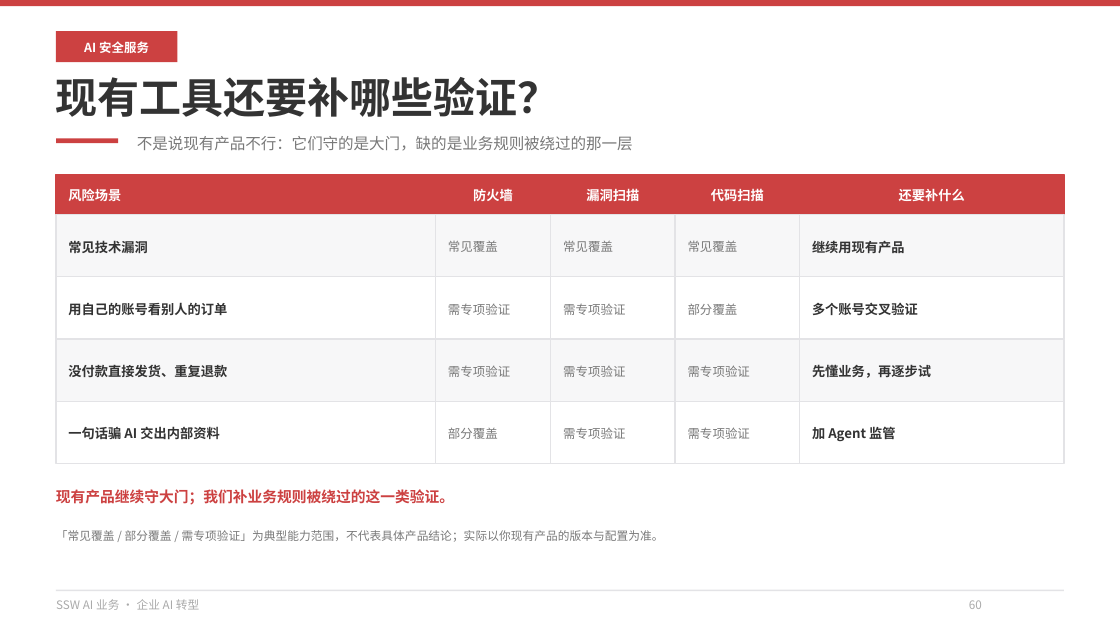
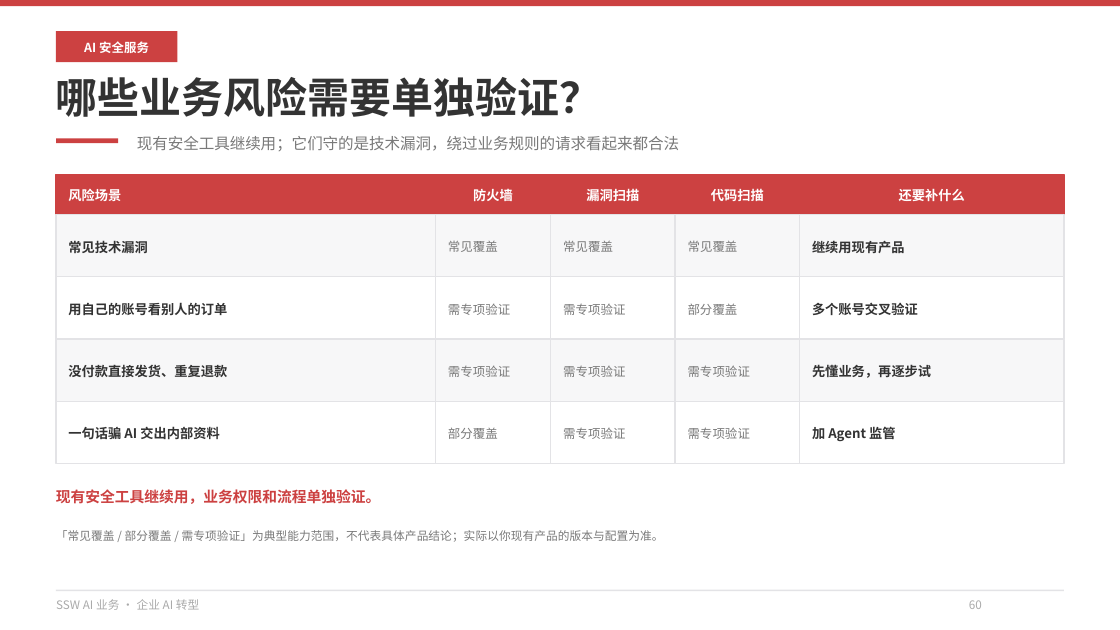
Before and after one commit to hveraus/ssw-business, a slide deck: slide 60 of SSW AI 业务_v2/SSW AI 业务_v3.pptx. Drawn at 1120x630 pixels with LibreOffice and Linux fonts; fonts in the diff are those of the drawing. Boxes give left, top, right and bottom in pixels: in the first picture for what was removed or moved away, otherwise in the second. Text is boxed around its words. In the diff, an @@ line names an element or a change of style, - is before the commit and + after.

Commit message:
第八部分措辞按评审改写（12 处）
- P58 分隔页：改为「现有安全工具继续用，业务权限和流程还要单独验证」，导览行「查系统 · 审代码 · 管助手」
- P60 盲区页：标题改「哪些业务风险需要单独验证？」，页底改「现有安全工具继续用，业务权限和流程单独验证」
- P59 三项服务：标题改「查现有系统 · 审代码与工具 · 管运行中的助手」，卡标签改「现有系统 / 运行中的助手」
- P61 服务一：问题条以「攻击者可以借助 AI 批量尝试」开头并接订单权限例子；四步改动词「多权限账号验证 / 确认影响并出报告」
- P62 服务二：标题改「AI 写的代码、员工搭的工具，上线前怎么审？」，成果改「员工自建工具上线前完成权限和数据检查」
- P63 服务三：副标改「AI 按用户权限取数，关键操作经授权人员确认；先评估现有模型与平台能接入哪些控制」
- P64 架构：标题改「数据存在哪，什么情况下会发给外部模型？」
- P65 报告：标题改「一条安全问题，报告里怎么写？」，三项改影响/修复建议/复测结果，页底与「SSW 内部实践」标签同步
- P66 诊断：标题改「选一个模块，做一次 3 天安全诊断」，副标写交付内容，不收费口径并入页底
- P34 数据安全：副标改「部署前，先和你确认这四件事」，第三卡改「哪些数据可以发给外部模型」

```diff
--- a/SSW AI 业务_v2/SSW AI 业务_v3.pptx
+++ b/SSW AI 业务_v2/SSW AI 业务_v3.pptx
@@ text at (56, 77, 602, 117): text changed @@
-现有工具还要补哪些验证？
+哪些业务风险需要单独验证？
@@ text at (137, 136, 679, 151): text changed @@
-不是说现有产品不行：它们守的是大门，缺的是业务规则被绕过的那一层
+现有安全工具继续用；它们守的是技术漏洞，绕过业务规则的请求看起来都合法
@@ text at (56, 489, 380, 504): text changed @@
-现有产品继续守大门；我们补业务规则被绕过的这一类验证。
+现有安全工具继续用，业务权限和流程单独验证。
```
Also in this commit, not shown: 10 other slides changed, 1 other file.
